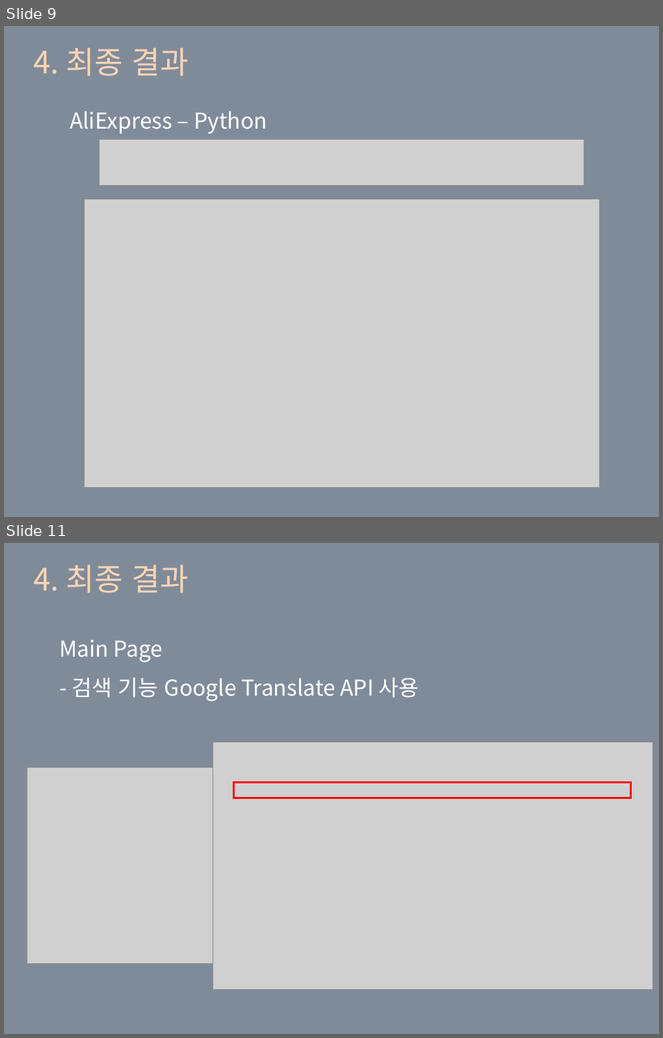
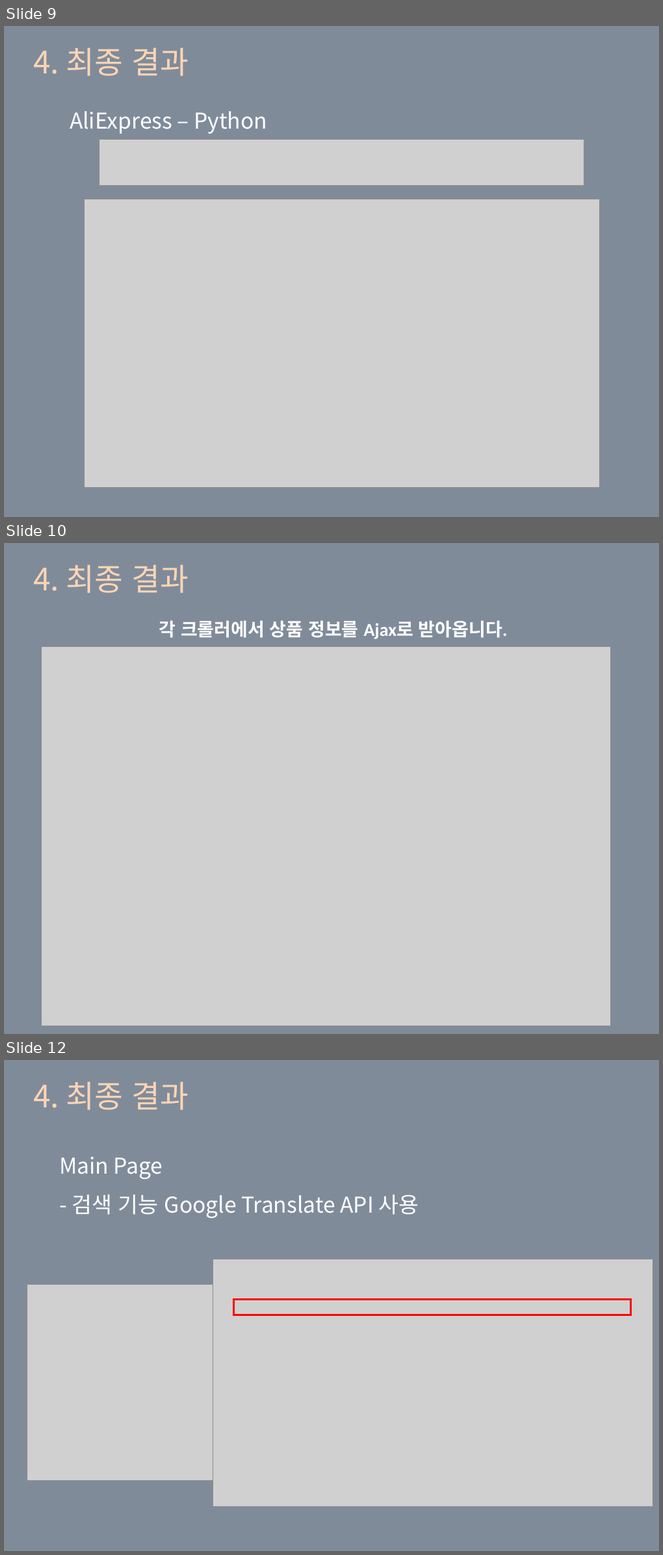
Before and after one commit to Song-gicheon/web_crawling, a slide deck: ppt/IT-Seminar_Songgicheon_LeeJuHyun_final.ppt. Shown one above the other, each under a label of ours: slides 9 and 11 before the commit, slides 9, 10 and 12 after it; the slides between them are not shown. The pictures are 663x1038 and 663x1555 pixels, drawn with LibreOffice and Linux fonts; fonts in the diff are those of the drawing; grey boxes stand for pictures. Boxes give left, top, right and bottom in pixels: in the first picture for what was removed or moved away, otherwise in the second. Text is boxed around its words. In the diff, an @@ line names an element or a change of style, - is before the commit and + after.

```diff
--- a/ppt/IT-Seminar_Songgicheon_LeeJuHyun_final.ppt
+++ b/ppt/IT-Seminar_Songgicheon_LeeJuHyun_final.ppt
@@ slide 10 added at [4, 543, 659, 1034], background #48586D at 69% opacity @@
@@ title added at [34, 564, 189, 593], 34 pt, text #FCD5B5 @@
+4. 최종 결과
@@ text added at [159, 620, 508, 639], 20 pt, text #FFFFFF, bold @@
+각 크롤러에서 상품 정보를 Ajax로 받아옵니다.
@@ picture added at [41, 646, 610, 1027] @@
@@ what was slide 11 is now slide 12 @@
```
Also in this commit, not shown: 3 slides changed.
